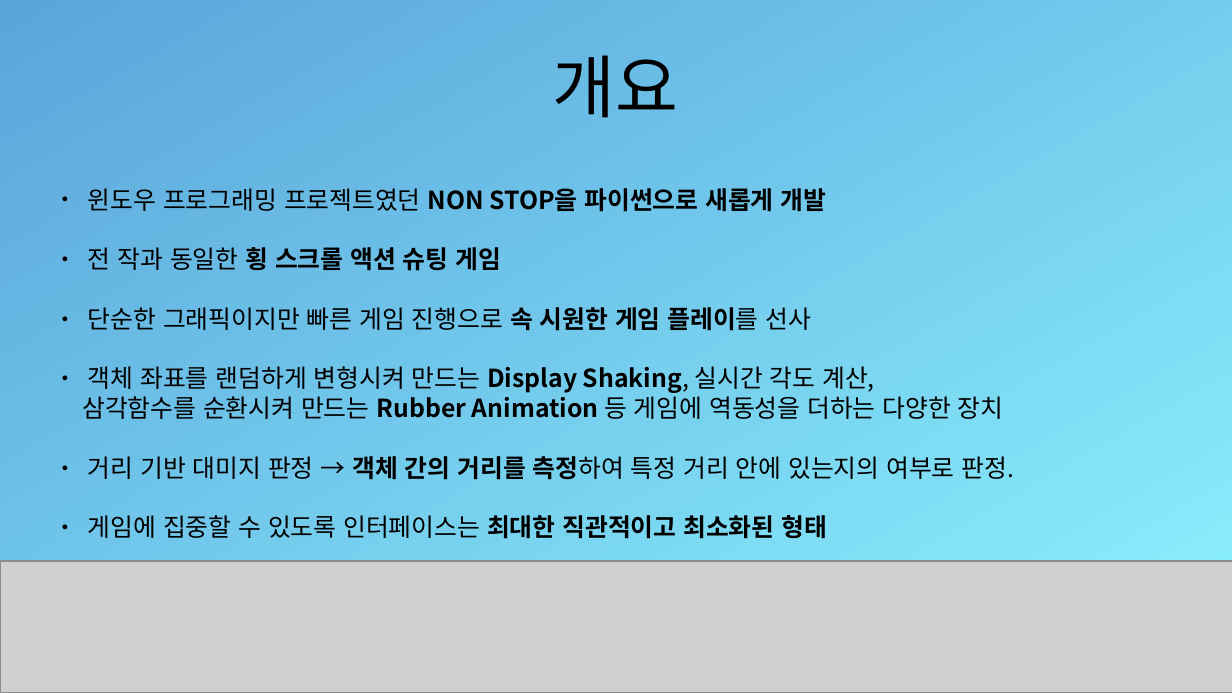
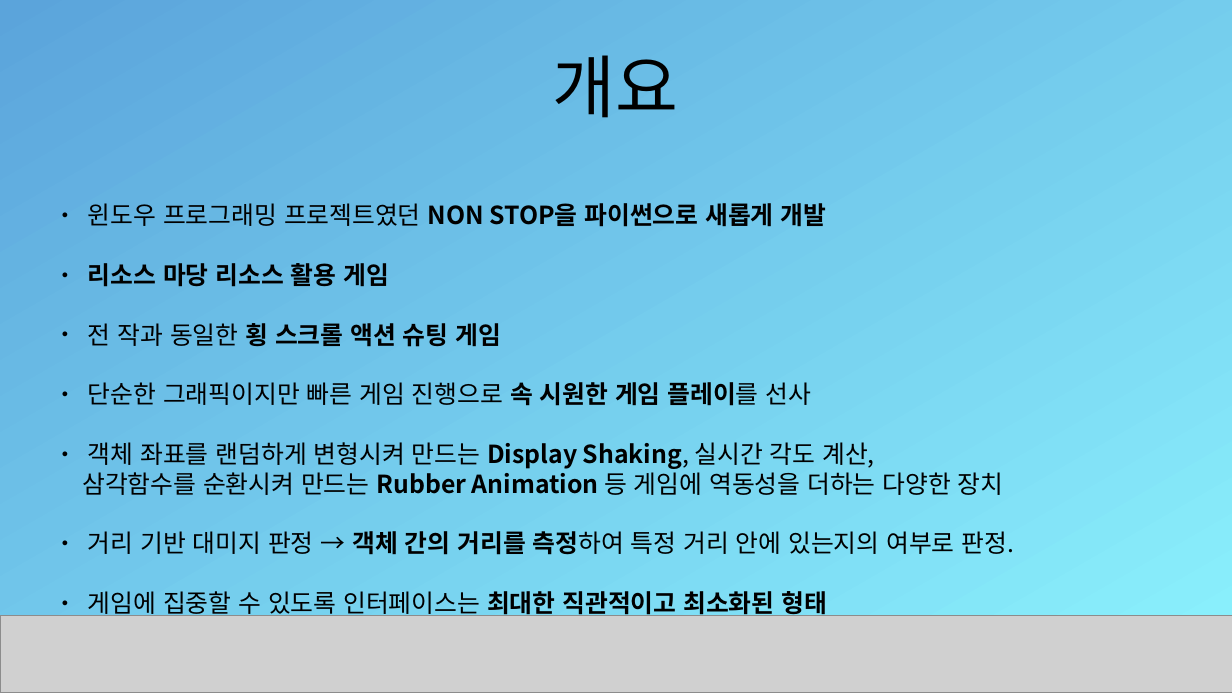
Before and after one commit to TU-PJY/NON_STOP_2, a slide deck: slide 2 of 2D 게임 프로그래밍 1차 발표.pptx. Drawn at 1232x693 pixels with LibreOffice and Linux fonts; fonts in the diff are those of the drawing; grey boxes stand for pictures. Boxes give left, top, right and bottom in pixels: in the first picture for what was removed or moved away, otherwise in the second. Text is boxed around its words. In the diff, an @@ line names an element or a change of style, - is before the commit and + after.

```diff
--- a/2D 게임 프로그래밍 1차 발표.pptx
+++ b/2D 게임 프로그래밍 1차 발표.pptx
@@ text "윈도우 프로그래밍 프로젝트였던 NON STOP을 ...": place and size @@
-text "윈도우 프로그래밍 프로젝트였던 NON STOP을 ..." at <box>82,188,1015,539</box>
+text "윈도우 프로그래밍 프로젝트였던 NON STOP을 ..." at <box>82,203,1015,618</box>
@@ text at <box>88,263,389,287</box>: paragraph added @@
+● 리소스 마당 리소스 활용 게임
@@ picture: place and size @@
-picture at <box>0,561,1232,693</box>
+picture at <box>0,616,1232,693</box>
```
Also in this commit, not shown: 1 other slide changed, 1 other file.
